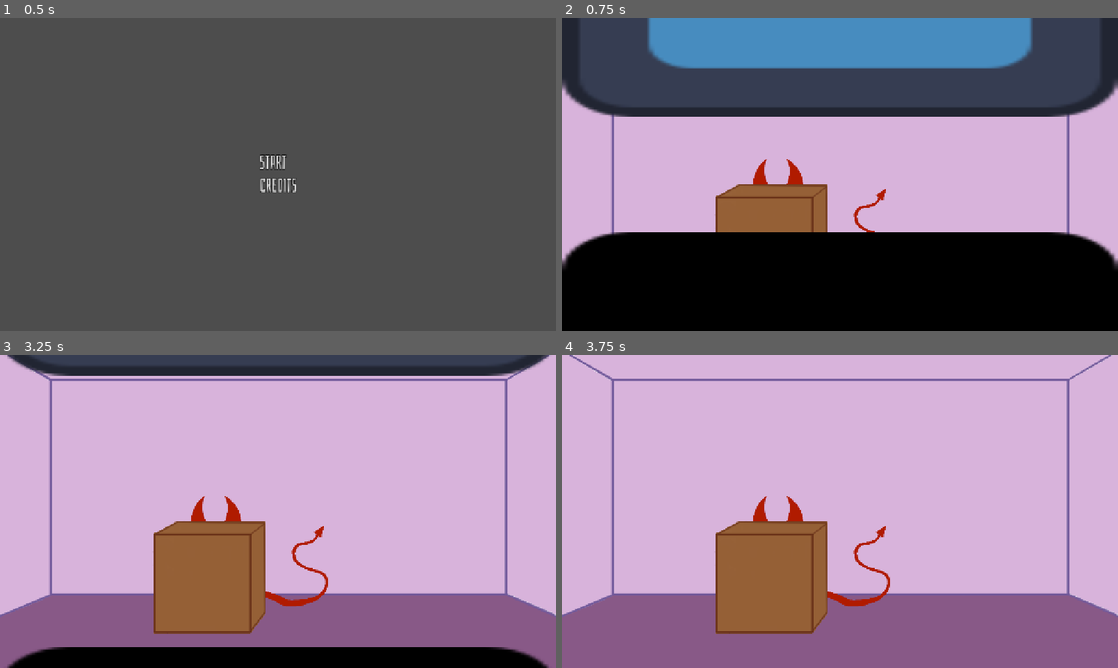
Above: before the commit, frames 1-4 (two rows, left to right).
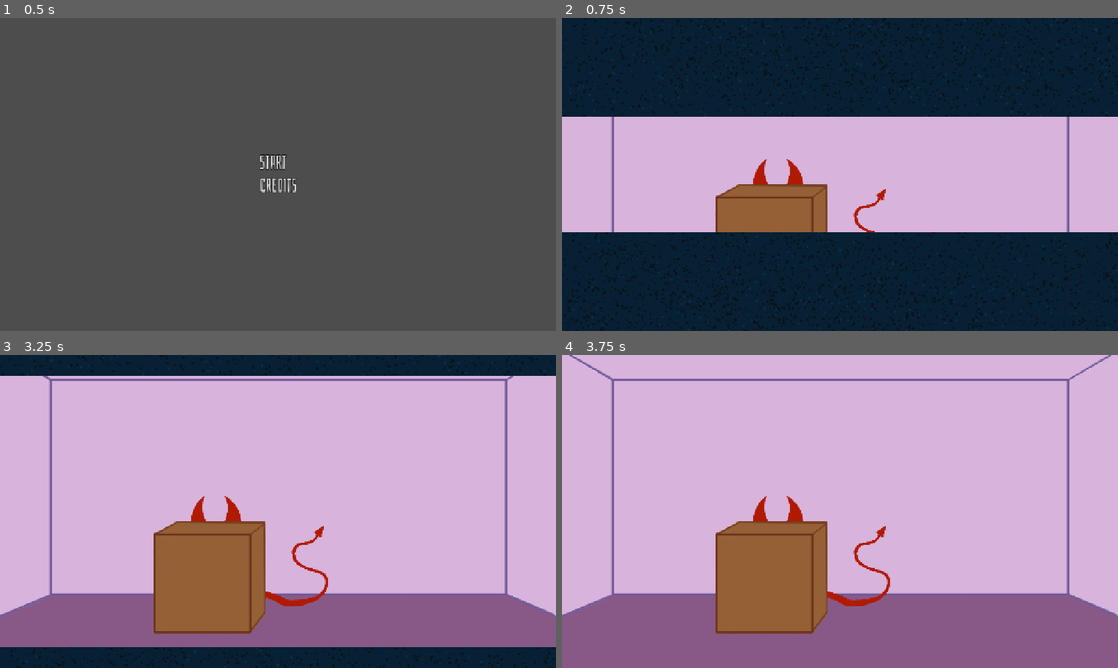
Above: after the commit, the same moments.

Repository: guimafelipe/hidenseek
Game: Godot game, scene res://Scenes/main_menu.tscn
The game is run twice, just before and just after one commit, with the same random seed, the same clock (stepped at 60 frames per second) and the same inputs. The engine's default icon, where the game draws it, is replaced by a stand-in: a white triangle on a blue panel in a dark square.
Inputs (mouse positions are in pixels of both pictures, inside the frame that each line leads up to):
- Up to frame 1 (0.5 s): no input
- Up to frame 2 (0.75 s): click "Start" at 0.5 s
- Up to frame 3 (3.25 s): move the mouse to (400, 495) at 1.27 s; press the mouse at (400, 495) at 1.28 s; tap Enter at 2 s; move the mouse to (166, 527) at 2.02 s; release the mouse at (166, 527) at 2.03 s; hold Escape (back) 2.03-2.75 s; click (166, 527) at 2.1 s; click "Start" at 2.75 s
- Up to frame 4 (3.75 s): move the mouse to (895, 442) at 3.52 s; press the mouse at (895, 442) at 3.53 s

Frame 1 is identical in both runs. In frame 2, 62% of the frame differs, in the area x 0-100%, y 0-100%; in frame 3, 13%; in frame 4, nothing differs.

Commit message:
Added eyes closed

Diff:
--- a/Scenes/eyes_animation.tscn
+++ b/Scenes/eyes_animation.tscn
@@ -1,18 +1,17 @@
 [gd_scene format=3 uid="uid://c8ddiwpd14si8"]
 
 [ext_resource type="Script" uid="uid://dxmux6u37jch8" path="res://Scenes/eyes_animation.gd" id="1_qju6s"]
-[ext_resource type="Texture2D" uid="uid://c6cmnvhrgoc0i" path="res://icon.svg" id="2_jccx5"]
+[ext_resource type="Texture2D" uid="uid://bjjnbjr8m1hym" path="res://Assets/Art/eyes_closed.png" id="2_qju6s"]
 
 [node name="EyesAnimation" type="Node2D" unique_id=2136002833]
 script = ExtResource("1_qju6s")
 
 [node name="UpperLid" type="Sprite2D" parent="." unique_id=2082384848]
-texture = ExtResource("2_jccx5")
+texture = ExtResource("2_qju6s")
 centered = false
 offset = Vector2(0, 128)
 
 [node name="LowerLid" type="Sprite2D" parent="." unique_id=1180461442]
-modulate = Color(0, 0, 0, 1)
 position = Vector2(559, 103)
-texture = ExtResource("2_jccx5")
+texture = ExtResource("2_qju6s")
 centered = false
Binary file added: Assets/Art/eyes_closed.png
Not shown, added: Assets/Art/eyes_closed.png.import
